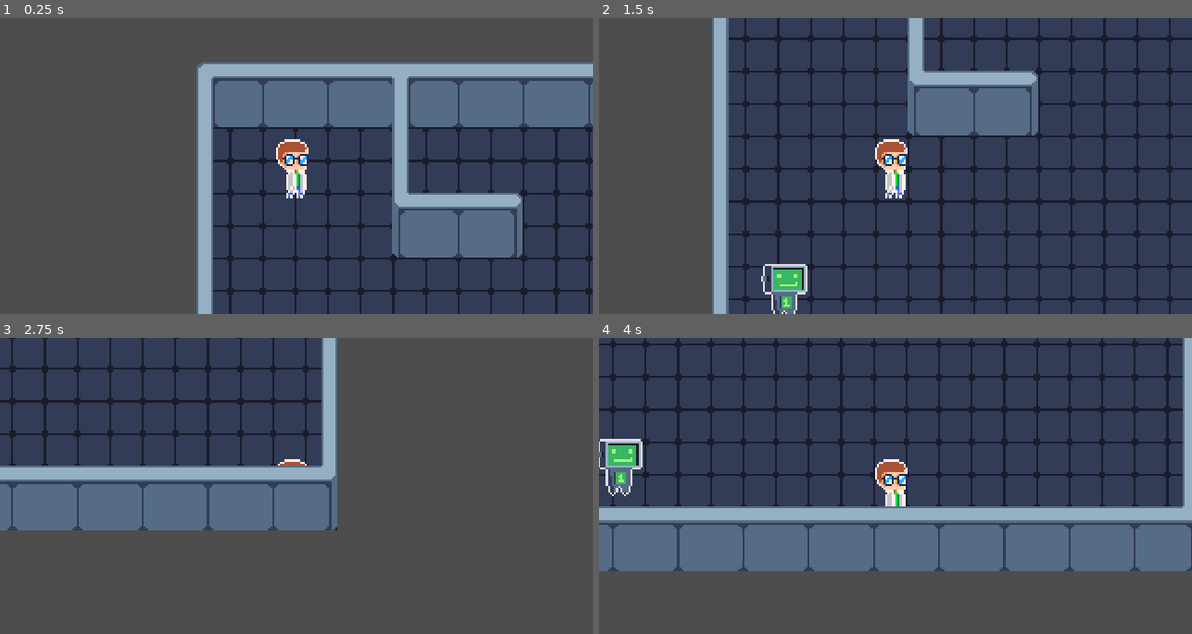
Above: before the commit, frames 1-4 (two rows, left to right).
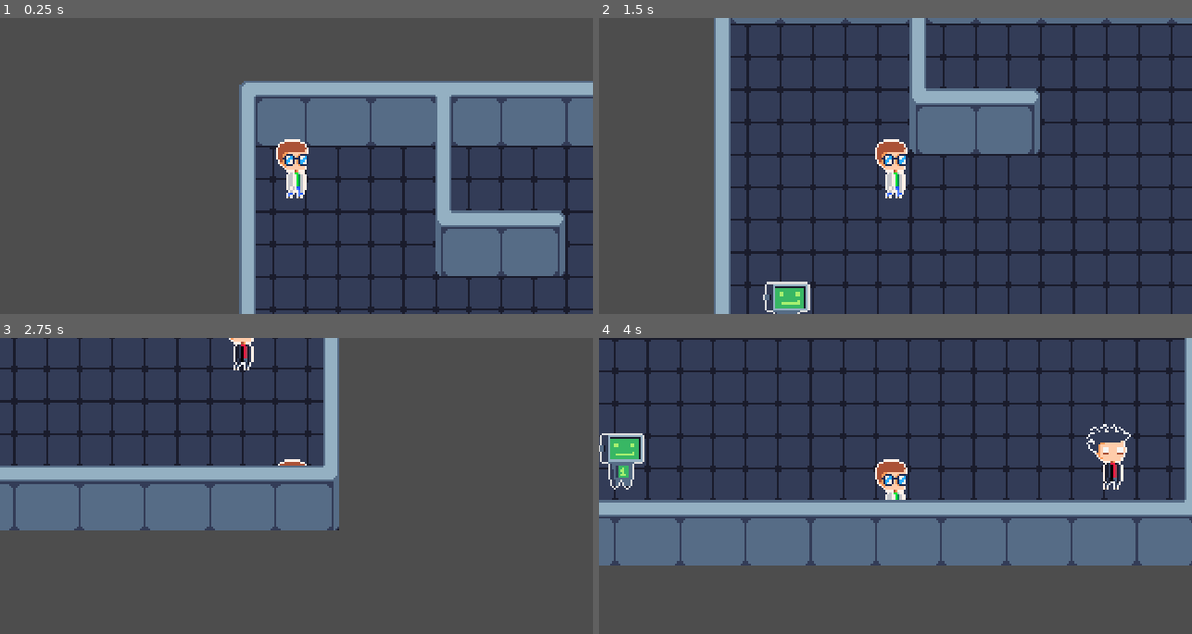
Above: after the commit, the same moments.

Repository: Matheuspimentell/Math-Hero
Game: Godot game, scene res://levels/001_test_level/test_level.tscn
Two runs of this game, one before a commit and one after it. Both use one fixed random seed, a clock stepped at 60 frames per second and the inputs below. The project has no main scene, so this scene is started directly.
Inputs:
- Up to frame 1 (0.25 s): no input
- Up to frame 2 (1.5 s): tap Enter at 0.5 s; hold D (move_right) 0.53-1.28 s; tap Space at 1.25 s; hold S (move_down) from 1.28 s (still down)
- Up to frame 3 (2.75 s): release S (move_down) at 2.03 s; hold D (move_right) from 2.03 s (still down)
- Up to frame 4 (4 s): release D (move_right) at 2.78 s; hold W (move_up) 2.78-3.53 s; hold A (move_left) from 3.53 s (still down)

The runs differ from the first frame. In frame 1, 31% of the frame differs, in the area x 33-100%, y 15-100%; in frame 2, 23%; in frame 3, 4.3%; in frame 4, 22%.

Commit message:
Added enemy player detection script and new Follow State to the enemy

Diff:
--- a/levels/001_test_level/test_level.tscn
+++ b/levels/001_test_level/test_level.tscn
@@ -9,13 +9,12 @@
 y_sort_enabled = true
 
 [node name="map" parent="." instance=ExtResource("2_kjnoj")]
-layer_0/z_index = -1
 
 [node name="player" parent="." instance=ExtResource("2_1qiun")]
-position = Vector2(49, 51)
+position = Vector2(28, 42)
 
 [node name="npc" parent="." instance=ExtResource("3_xixy1")]
 position = Vector2(36, 171)
 
 [node name="enemy" parent="." instance=ExtResource("4_ptche")]
-position = Vector2(262, 161)
+position = Vector2(272, 146)
--- /dev/null
+++ b/models/npcs/hostile/hostile_follow.gd
@@ -0,0 +1,28 @@
+extends State
+class_name HostileFollow
+
+@export var enemy: CharacterBody2D # Reference to the enemy that has this state
+@export var moveSpeed := 50.0 # Enemy move speed (can be altered inside the engine UI)
+
+var player: CharacterBody2D # Reference to the player
+
+# When entering this state, get a reference to the player
+func Enter():
+	player = get_tree().get_first_node_in_group("Player")
+
+# Calculate the distance between player and enemy and make enemy move towards player
+func Physics_Update(delta: float):
+	var direction = player.global_position - enemy.global_position
+
+	print(direction.length())
+	# If the distance is greater than 0, make the enemy move towards the player with moveSpeed speed
+	if direction.length() > 25.0:
+		enemy.velocity = direction.normalized() * moveSpeed
+		enemy.move_and_collide(enemy.velocity * delta)
+	# Else, make the enemy stand still
+	else:
+		enemy.velocity = Vector2(0,0)
+
+	# If the distance is greater than 100, transition to the idle state
+	if direction.length() > 100.0:
+		Transition.emit(self, "idle")
--- a/models/npcs/hostile/hostile_idle.gd
+++ b/models/npcs/hostile/hostile_idle.gd
@@ -1,17 +1,22 @@
 extends State
 class_name HostileIdle
 
-@export var enemy: CharacterBody2D
-@export var moveSpeed := 50.0
+@export var enemy: CharacterBody2D # Reference to the enemy that implements this state
+@export var moveSpeed := 50.0 # Movement speed (Can be altered inside the engine's UI)
+@export var detectionArea: Area2D
 
-var moveDirection = Vector2(0,0)
+var moveDirection: Vector2 # Movement direction for the enemy
 
-func _ready():
-	print("Hey!, I'm a hostile npc :(")
+# If a player has beed detected, transition to the follow state
+func _on_detection_area_body_entered(body):
+	if body.name.to_lower() == "player":
+		Transition.emit(self, "follow")
 
+# When ready, move the enemy towards the positive Y axis (down)
 func Enter():
 	moveDirection = Vector2i(0,1)
 
+# Make the enemt move until it hits a wall, then, make him change direction
 func Physics_Update(delta: float):
 	if enemy:
 		enemy.velocity = moveDirection * moveSpeed
--- a/models/state_machine.gd
+++ b/models/state_machine.gd
@@ -23,8 +23,8 @@
 	if current_state:
 		current_state.Physics_Update(delta)
 
-func on_child_transition(state: String, new_state_name: String):
-	if state != current_state.name.to_lower():
+func on_child_transition(state: State, new_state_name: String):
+	if state.name.to_lower() != current_state.name.to_lower():
 		return
 
 	var new_state = states.get(new_state_name.to_lower())
@@ -36,3 +36,4 @@
 
 	new_state.Enter()
 	current_state = new_state
+	print(current_state.name.to_lower())
--- a/objects/character/character.tscn
+++ b/objects/character/character.tscn
@@ -1,16 +1,16 @@
 [gd_scene load_steps=4 format=3 uid="uid://bnl0pks70bkaj"]
 
 [ext_resource type="Script" path="res://models/character/character.gd" id="1_togm6"]
-[ext_resource type="Texture2D" uid="uid://b1yepbus34u7s" path="res://media/art/characters/character(1).png" id="2_a5a5j"]
+[ext_resource type="Texture2D" uid="uid://df05hbjactt0v" path="res://media/art/characters/character(1).png" id="2_a5a5j"]
 
 [sub_resource type="RectangleShape2D" id="RectangleShape2D_ecyy6"]
-size = Vector2(12, 6)
+size = Vector2(17, 9)
 
-[node name="character" type="CharacterBody2D"]
+[node name="character" type="CharacterBody2D" groups=["Player"]]
 script = ExtResource("1_togm6")
 
 [node name="CollisionShape2D" type="CollisionShape2D" parent="."]
-position = Vector2(0, 13)
+position = Vector2(-1.5, 11.5)
 shape = SubResource("RectangleShape2D_ecyy6")
 
 [node name="Sprite2D" type="Sprite2D" parent="."]
--- a/objects/npcs/friendly/friendly_robot.tscn
+++ b/objects/npcs/friendly/friendly_robot.tscn
@@ -1,12 +1,12 @@
 [gd_scene load_steps=7 format=3 uid="uid://ccxqgaykatlx7"]
 
-[ext_resource type="Texture2D" uid="uid://djh5tewoktc46" path="res://media/art/characters/friendly_robot.png" id="1_ydkp3"]
+[ext_resource type="Texture2D" uid="uid://di1cf2pg74ht0" path="res://media/art/characters/friendly_robot.png" id="1_ydkp3"]
 [ext_resource type="Script" path="res://models/npcs/friendly/conversation_area.gd" id="2_m1rot"]
 [ext_resource type="Script" path="res://models/state_machine.gd" id="3_15q15"]
 [ext_resource type="Script" path="res://models/npcs/friendly/friendly_idle.gd" id="4_ytgye"]
 
 [sub_resource type="RectangleShape2D" id="RectangleShape2D_516gp"]
-size = Vector2(51, 28)
+size = Vector2(68, 32)
 
 [sub_resource type="RectangleShape2D" id="RectangleShape2D_6ilty"]
 size = Vector2(22, 8)
@@ -21,7 +21,6 @@
 script = ExtResource("2_m1rot")
 
 [node name="Interactive Area Shape" type="CollisionShape2D" parent="Interective Area"]
-position = Vector2(0, 2)
 shape = SubResource("RectangleShape2D_516gp")
 
 [node name="Collider" type="CollisionShape2D" parent="."]
--- a/objects/npcs/hostile/hostile_scientist.tscn
+++ b/objects/npcs/hostile/hostile_scientist.tscn
@@ -1,14 +1,16 @@
-[gd_scene load_steps=6 format=3 uid="uid://ct042rnl8vek3"]
+[gd_scene load_steps=7 format=3 uid="uid://ct042rnl8vek3"]
 
-[ext_resource type="Texture2D" uid="uid://cm700u2cd6t4o" path="res://media/art/characters/hostile_scientist.png" id="2_u54tk"]
+[ext_resource type="Texture2D" uid="uid://ckkjy7jxivhha" path="res://media/art/characters/hostile_scientist.png" id="2_u54tk"]
 [ext_resource type="Script" path="res://models/state_machine.gd" id="3_6g050"]
+[ext_resource type="Script" path="res://models/npcs/hostile/hostile_follow.gd" id="4_0prku"]
 [ext_resource type="Script" path="res://models/npcs/hostile/hostile_idle.gd" id="4_10tkk"]
 
 [sub_resource type="RectangleShape2D" id="RectangleShape2D_rycfo"]
-size = Vector2(24, 6)
+size = Vector2(24, 8)
 
-[sub_resource type="RectangleShape2D" id="RectangleShape2D_3shii"]
-size = Vector2(58, 470)
+[sub_resource type="SegmentShape2D" id="SegmentShape2D_she3s"]
+a = Vector2(0, -132)
+b = Vector2(0, 141)
 
 [node name="hostile_scientist" type="CharacterBody2D"]
 
@@ -17,19 +19,25 @@
 texture = ExtResource("2_u54tk")
 
 [node name="Collider" type="CollisionShape2D" parent="."]
-position = Vector2(-1, 13)
+position = Vector2(-1, 12)
 shape = SubResource("RectangleShape2D_rycfo")
-
-[node name="InteractionArea" type="Area2D" parent="."]
-
-[node name="Interactive Area Shape" type="CollisionShape2D" parent="InteractionArea"]
-position = Vector2(0, 14)
-shape = SubResource("RectangleShape2D_3shii")
 
 [node name="State Machine" type="Node" parent="." node_paths=PackedStringArray("initial_state")]
 script = ExtResource("3_6g050")
 initial_state = NodePath("Idle")
 
-[node name="Idle" type="Node" parent="State Machine" node_paths=PackedStringArray("enemy")]
+[node name="Idle" type="Node" parent="State Machine" node_paths=PackedStringArray("enemy", "detectionArea")]
 script = ExtResource("4_10tkk")
 enemy = NodePath("../..")
+detectionArea = NodePath("../../Detection Area")
+
+[node name="Follow" type="Node" parent="State Machine" node_paths=PackedStringArray("enemy")]
+script = ExtResource("4_0prku")
+enemy = NodePath("../..")
+
+[node name="Detection Area" type="Area2D" parent="."]
+
+[node name="CollisionShape2D" type="CollisionShape2D" parent="Detection Area"]
+shape = SubResource("SegmentShape2D_she3s")
+
+[connection signal="body_entered" from="Detection Area" to="State Machine/Idle" method="_on_detection_area_body_entered"]
--- a/scenes/levels/test_map.tscn
+++ b/scenes/levels/test_map.tscn
@@ -9,6 +9,7 @@
 cell_quadrant_size = 32
 format = 2
 layer_0/name = "Floor"
+layer_0/z_index = -1
 layer_0/tile_data = PackedInt32Array(65536, 2162851, 1, 131072, 2162851, 1, 65537, 2162851, 1, 131073, 2162851, 1, 6553 …(1107 unchanged characters)…
 layer_1/name = "Walls"
 layer_1/enabled = true
Not shown: 1 places in media/art/TileSet/Test TileSet/tile_map.tres that only renumber resources
